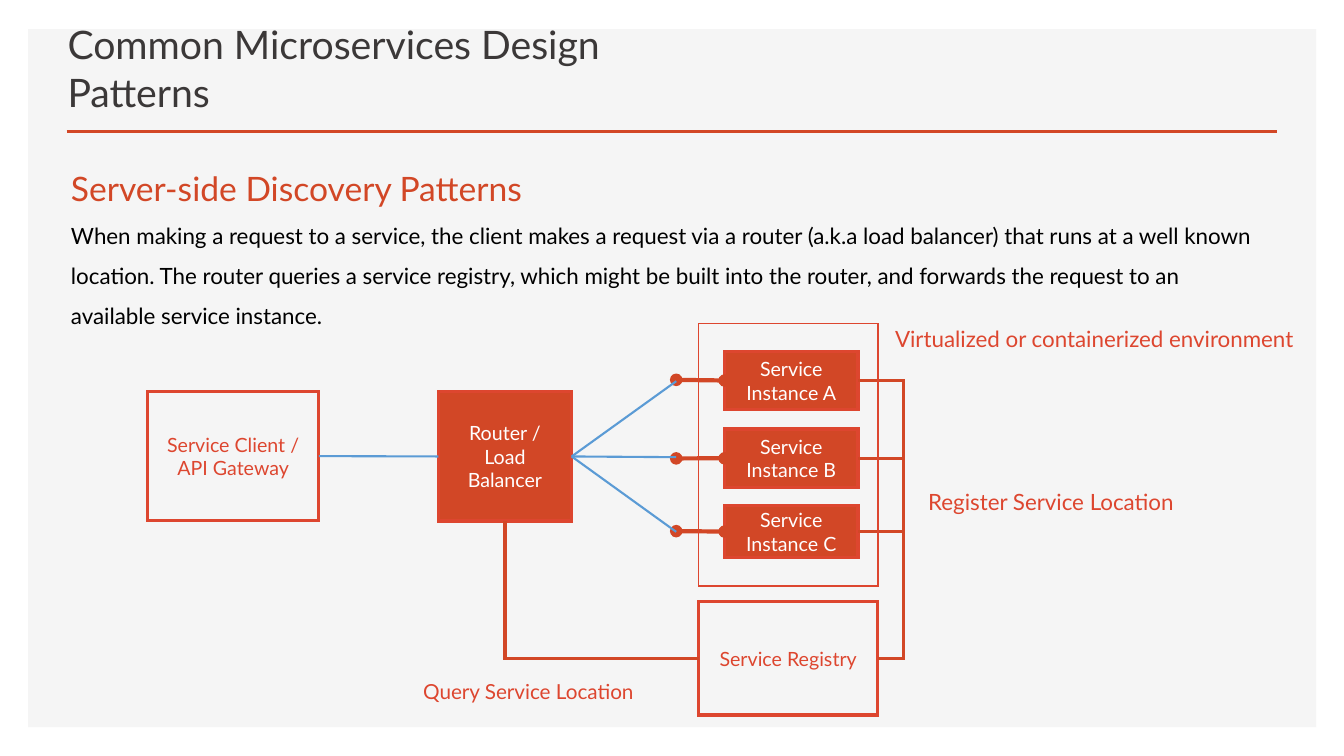
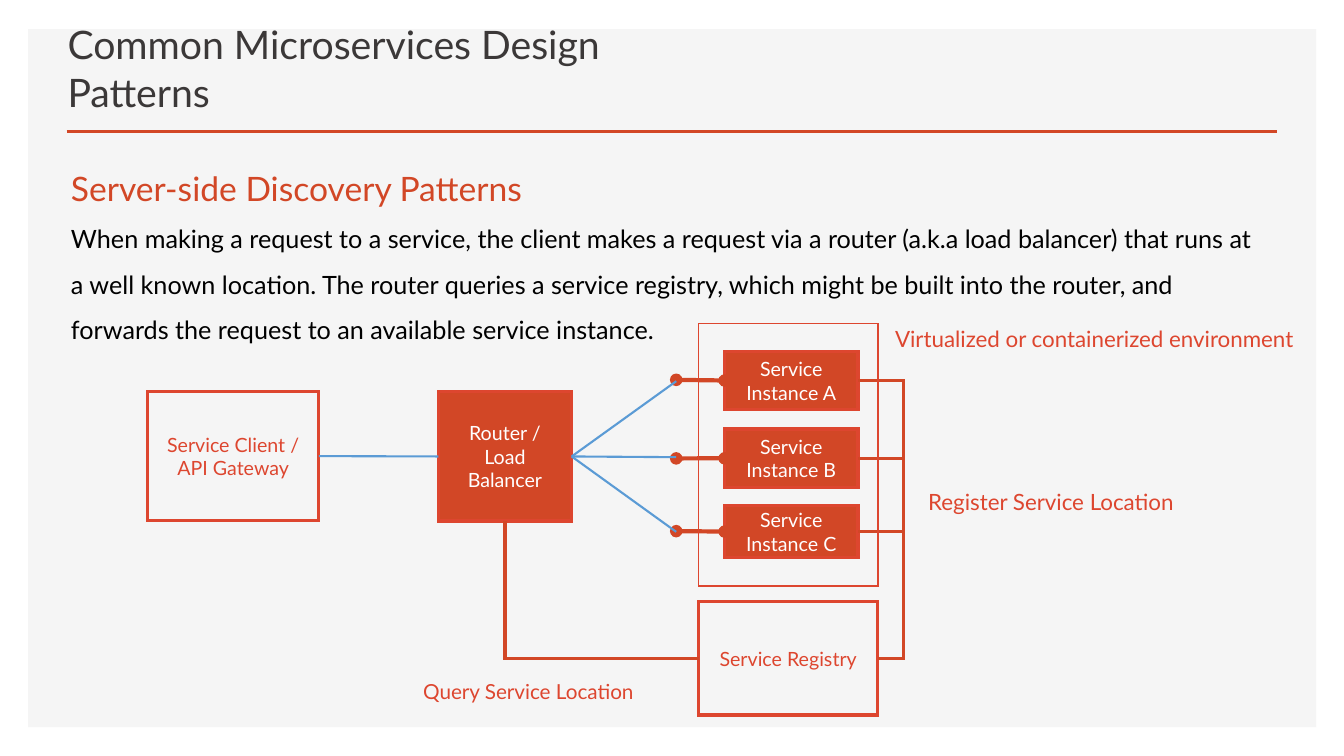
Before and after one commit to brianperera/EasyMaintain, a slide deck: slide 15 of Documents/MicroServices.pptx. Drawn at 1344x756 pixels with LibreOffice and Linux fonts; fonts in the diff are those of the drawing. Boxes give left, top, right and bottom in pixels: in the first picture for what was removed or moved away, otherwise in the second. Text is boxed around its words. In the diff, an @@ line names an element or a change of style, - is before the commit and + after.

```diff
--- a/Documents/MicroServices.pptx
+++ b/Documents/MicroServices.pptx
@@ text at box(71, 228, 1251, 344): size 16 to 18 pt in "When making a request to a service, ..." @@
```
Also in this commit, not shown: 8 other slides changed, 1 slide added.
